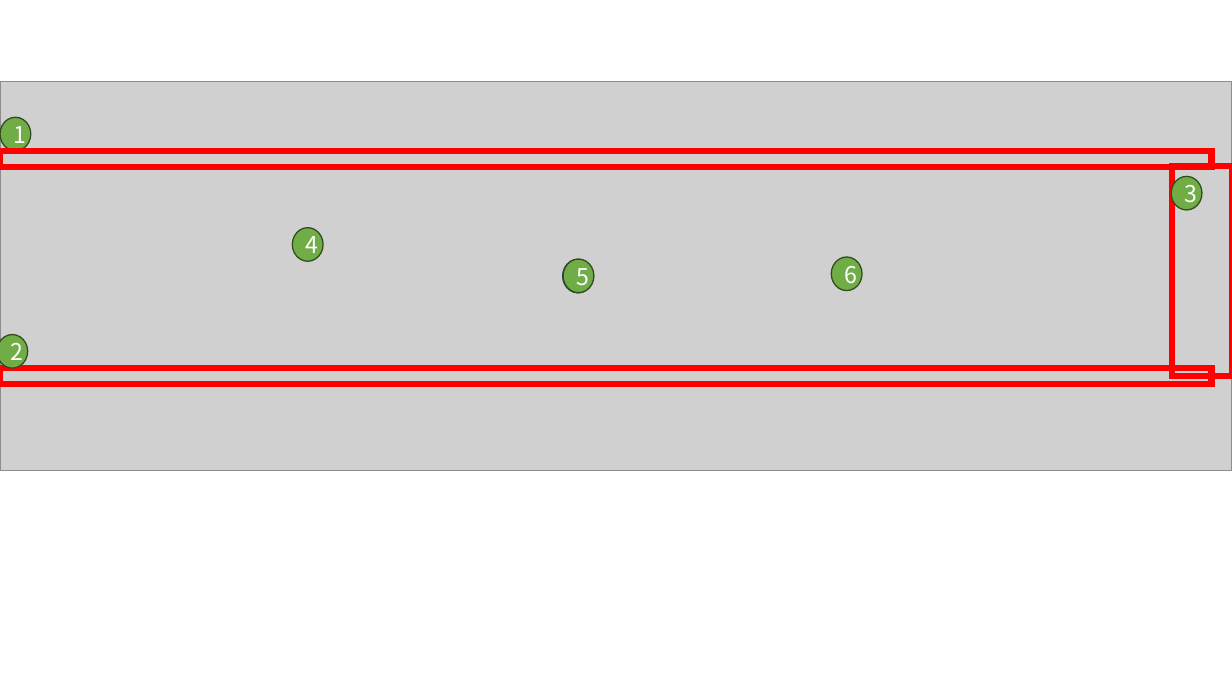
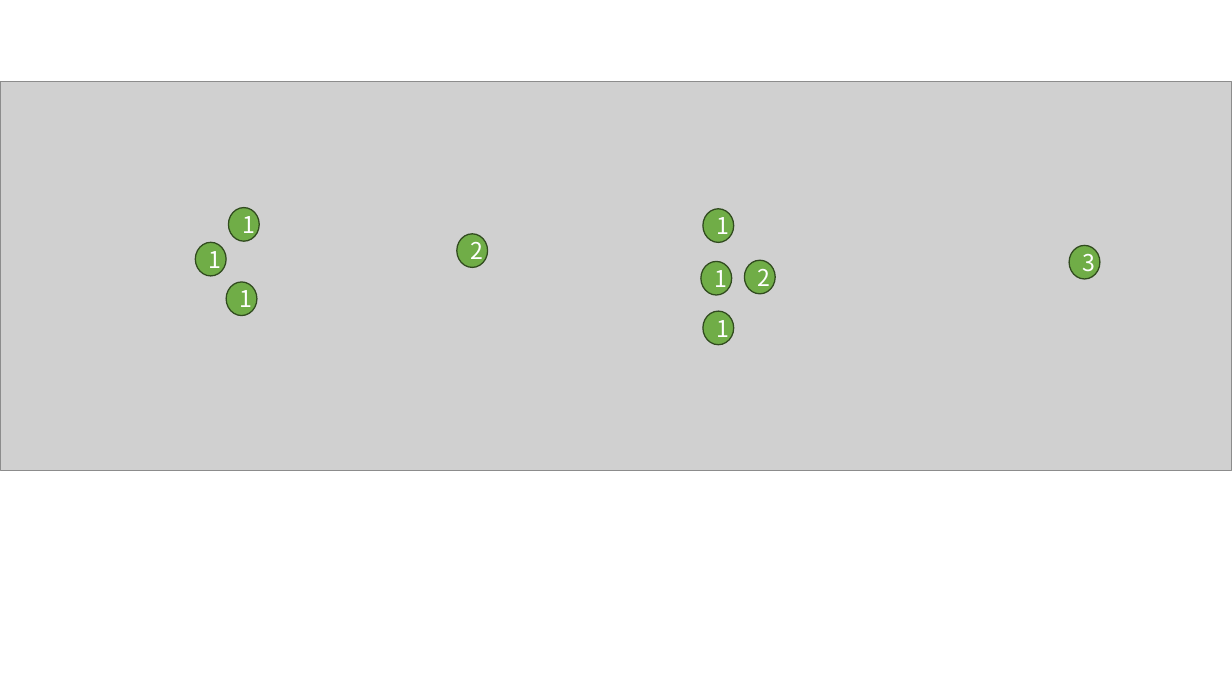
Before and after one commit to sms3072/wepatens, a slide deck: slide 5 of contents/SPG/새 Microsoft PowerPoint 프레젠테이션.pptx. Drawn at 1232x693 pixels with LibreOffice and Linux fonts; fonts in the diff are those of the drawing; grey boxes stand for pictures. Boxes give left, top, right and bottom in pixels: in the first picture for what was removed or moved away, otherwise in the second. Text is boxed around its words. In the diff, an @@ line names an element or a change of style, - is before the commit and + after.

```diff
--- a/contents/SPG/새 Microsoft PowerPoint 프레젠테이션.pptx
+++ b/contents/SPG/새 Microsoft PowerPoint 프레젠테이션.pptx
@@ rectangle removed at (x1=0, y1=151, x2=1212, y2=166) @@
@@ rectangle removed at (x1=1172, y1=166, x2=1232, y2=376) @@
@@ ellipse "1" moved from (x1=0, y1=117, x2=30, y2=151) to (x1=228, y1=208, x2=259, y2=241) @@
@@ ellipse "1" moved from (x1=563, y1=259, x2=593, y2=292) to (x1=703, y1=209, x2=734, y2=242) @@
@@ ellipse removed at (x1=292, y1=227, x2=323, y2=261) @@
-4
@@ ellipse "2" moved from (x1=563, y1=260, x2=593, y2=293) to (x1=457, y1=234, x2=487, y2=267) @@
@@ ellipse "2" at (x1=457, y1=234, x2=487, y2=267): fill #4472C4 to #70AD47; outline #1E3256 1 pt to #314C1F 1 pt @@
@@ text in ellipse at (x1=716, y1=211, x2=729, y2=240): text changed @@
-5
+1
@@ ellipse added at (x1=195, y1=242, x2=226, y2=275), fill #70AD47, outline #314C1F 1 pt, 18 pt, text #FFFFFF @@
+1
@@ ellipse added at (x1=701, y1=262, x2=732, y2=295), fill #70AD47, outline #314C1F 1 pt, 18 pt, text #FFFFFF @@
+1
@@ ellipse "2" moved from (x1=0, y1=335, x2=28, y2=368) to (x1=745, y1=261, x2=775, y2=294) @@
@@ ellipse "3" moved from (x1=1172, y1=177, x2=1202, y2=210) to (x1=1069, y1=246, x2=1100, y2=279) @@
@@ ellipse added at (x1=226, y1=282, x2=257, y2=315), fill #70AD47, outline #314C1F 1 pt, 18 pt, text #FFFFFF @@
+1
@@ ellipse "1" moved from (x1=832, y1=257, x2=862, y2=290) to (x1=703, y1=311, x2=734, y2=345) @@
@@ text in ellipse at (x1=716, y1=313, x2=729, y2=342): text changed @@
-6
+1
@@ rectangle removed at (x1=0, y1=368, x2=1212, y2=384) @@
```
Also in this commit, not shown: 22 other files.
